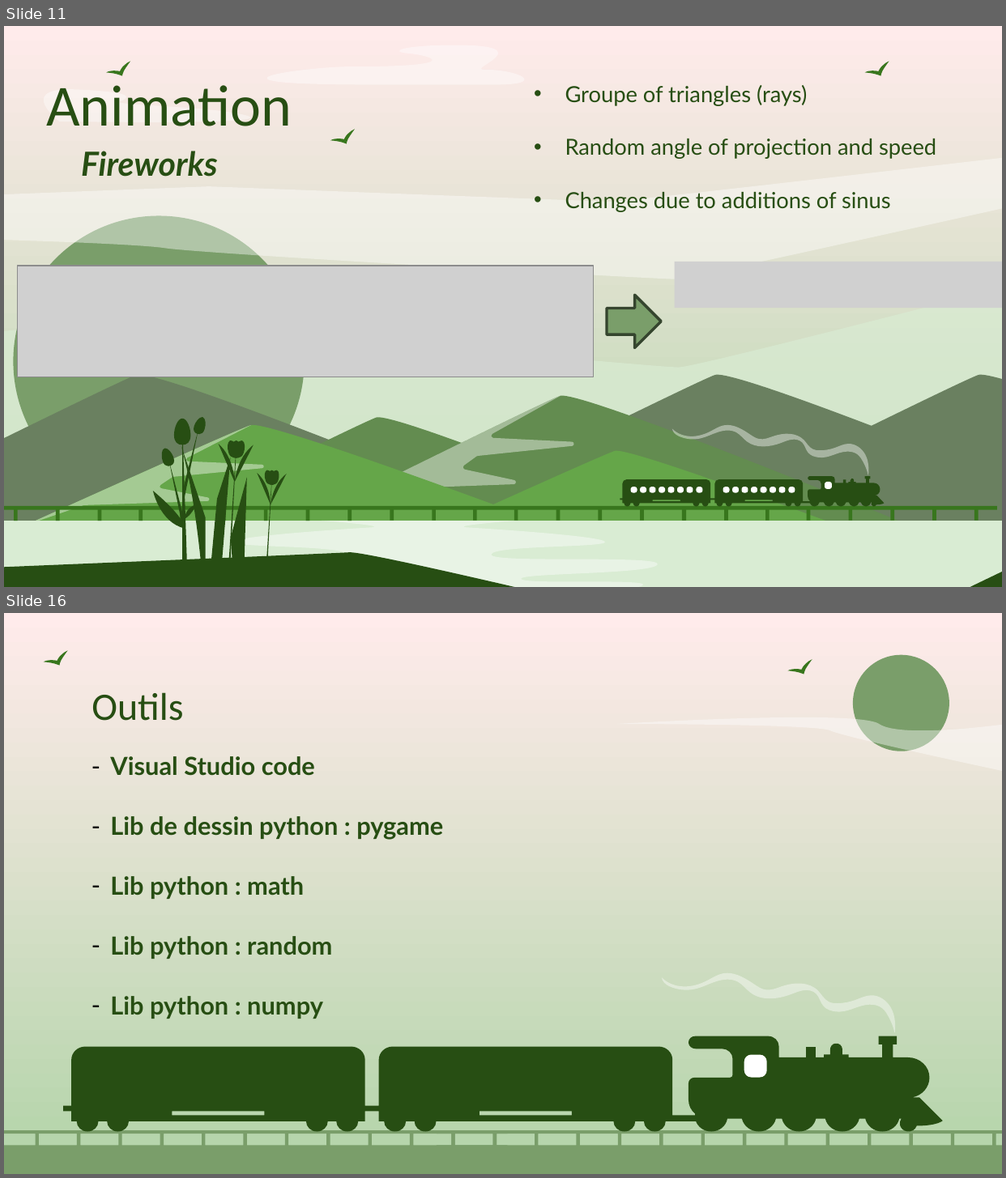
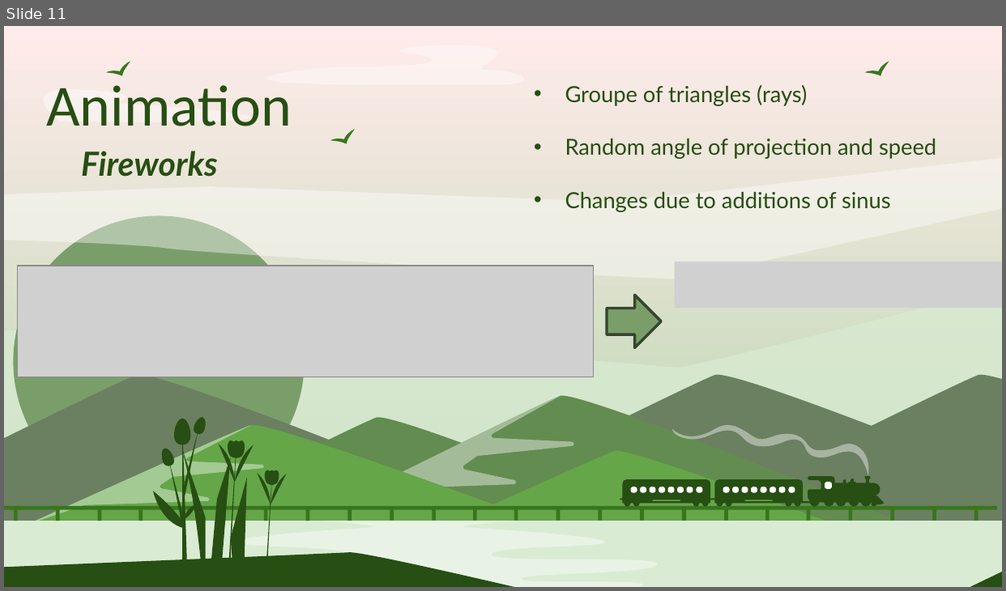
Before and after one commit to Smoother19/MusicAnimation, a slide deck: docs/presentation/PresProto.pptx. Shown one above the other, each under a label of ours: slides 11 and 16 before the commit, slide 11 after it; the slides between them are not shown. The pictures are 1006x1178 and 1006x591 pixels, drawn with LibreOffice and Linux fonts; fonts in the diff are those of the drawing; grey boxes stand for pictures. Boxes give left, top, right and bottom in pixels: in the first picture for what was removed or moved away, otherwise in the second. Text is boxed around its words. In the diff, an @@ line names an element or a change of style, - is before the commit and + after.

```diff
--- a/docs/presentation/PresProto.pptx
+++ b/docs/presentation/PresProto.pptx
@@ slide 16 removed at (4,613,1002,1174), background gradient #FFEBEB to #B2D4A8 @@
@@ freeform shape removed at (44,646,72,672) @@
@@ freeform shape removed at (788,655,816,681) @@
@@ freeform shape removed at (853,655,950,752) @@
@@ title removed at (91,692,183,721) @@
-Outils
@@ freeform shape removed at (616,717,1002,773) @@
@@ table removed at (82,741,786,1174), 6 rows, 1 columns @@
-Visual Studio code / Lib de dessin python : pygame / Lib python : math / Lib python : random / Lib python : numpy
-
-
-
-
-
@@ freeform shape removed at (662,973,896,1033) @@
@@ freeform shape removed at (63,1036,942,1132) @@
@@ freeform shape removed at (744,1055,767,1078) @@
@@ freeform shape removed at (4,1131,507,1174) @@
@@ freeform shape removed at (436,1131,1002,1174) @@
```
Also in this commit, not shown: 2 slides changed, 3 slides added, 5 other slides removed, 1 other file.
